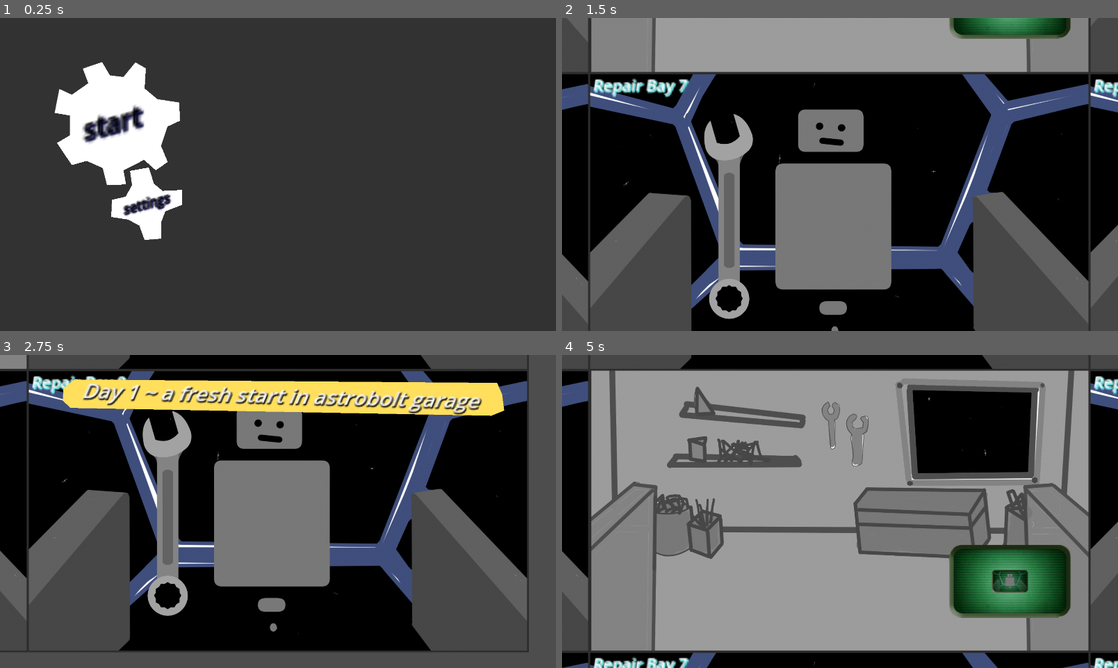
Above: before the commit, frames 1-4 (two rows, left to right).
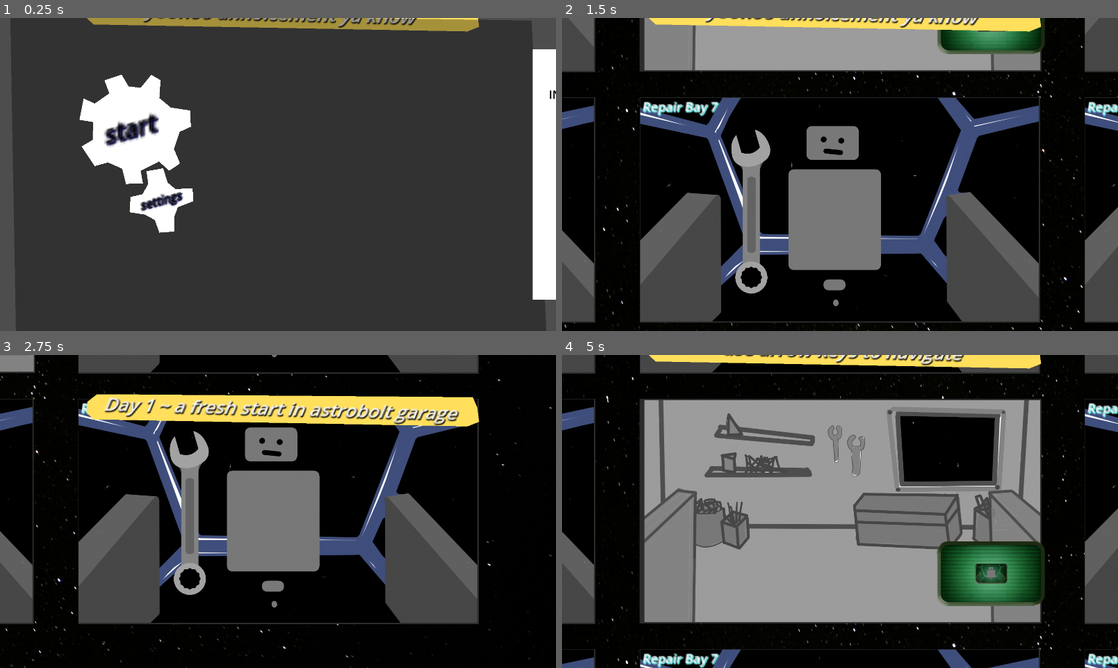
Above: after the commit, the same moments.

Repository: enderpyy/machina
Game: Godot game, scene res://scenes/root.tscn
Two runs of this game, one before a commit and one after it. Both use one fixed random seed, a clock stepped at 60 frames per second and the inputs below.
Inputs (mouse positions are in pixels of both pictures, inside the frame that each line leads up to):
- Up to frame 1 (0.25 s): no input
- Up to frame 2 (1.5 s): tap Enter at 0.5 s; move the mouse to (678, 124) at 0.52 s; press the mouse at (678, 124) at 0.53 s; hold Right (right) 0.53-1.28 s; move the mouse to (706, 205) at 1.27 s; release the mouse at (706, 205) at 1.28 s; hold Down (down) from 1.28 s (still down); click (706, 205) at 1.35 s
- Up to frame 3 (2.75 s): move the mouse to (333, 442) at 2.02 s; release Down (down) at 2.03 s; press the mouse at (333, 442) at 2.03 s; hold Right (right) from 2.03 s (still down)
- Up to frame 4 (5 s): move the mouse to (812, 574) at 2.77 s; release Right (right) at 2.78 s; release the mouse at (812, 574) at 2.78 s; hold Up (up) 2.78-3.53 s; click (812, 574) at 2.85 s; move the mouse to (1006, 558) at 3.52 s; press the mouse at (1006, 558) at 3.53 s; hold A (left) from 3.53 s (still down); move the mouse to (673, 464) at 4.27 s; release the mouse at (673, 464) at 4.28 s; click (673, 464) at 4.35 s

The runs differ from the first frame. In frame 1, 14% of the frame differs, in the area x 0-100%, y 0-100%; in frame 2, 44%; in frame 3, 54%; in frame 4, 59%.

Commit message:
zoom out space background

Diff:
--- a/machina/scenes/fnaf_base.tscn
+++ b/machina/scenes/fnaf_base.tscn
@@ -1,19 +1,25 @@
-[gd_scene load_steps=7 format=3 uid="uid://d27l8kea2caos"]
+[gd_scene load_steps=8 format=3 uid="uid://d27l8kea2caos"]
 
 [ext_resource type="Script" uid="uid://drnv0yvwc7n7l" path="res://scripts/fnaf_base.gd" id="1_ksnf0"]
 [ext_resource type="Texture2D" uid="uid://b7ahb4ohg1ba4" path="res://sprite/base_bg.png" id="2_babkc"]
 [ext_resource type="Texture2D" uid="uid://epak47e3uw6y" path="res://sprite/screen.png" id="3_ecjwy"]
 [ext_resource type="PackedScene" uid="uid://bmlv0fywxo42" path="res://scenes/repair_bay.tscn" id="4_4a65i"]
 [ext_resource type="PackedScene" uid="uid://bv1q8y6ciaedo" path="res://scenes/bay_status_indicator.tscn" id="4_j57jb"]
+[ext_resource type="Texture2D" uid="uid://dgffymwu4kttk" path="res://sprite/night_sky.jpg" id="6_q4pyf"]
 
 [sub_resource type="ShaderMaterial" id="ShaderMaterial_4a65i"]
 
 [node name="FNAF_base" type="Node2D"]
 script = ExtResource("1_ksnf0")
 
+[node name="NightSky" type="Sprite2D" parent="."]
+position = Vector2(894.5, 511.5)
+scale = Vector2(1.0995, 1.15669)
+texture = ExtResource("6_q4pyf")
+
 [node name="bg" type="Sprite2D" parent="."]
-position = Vector2(951.002, 535.875)
-scale = Vector2(1.08632, 1.08825)
+position = Vector2(962, 538.5)
+scale = Vector2(0.973094, 0.969)
 texture = ExtResource("2_babkc")
 
 [node name="Screen" type="Sprite2D" parent="."]
@@ -25,25 +31,33 @@
 [node name="BayStatusIndicator" parent="Screen" instance=ExtResource("4_j57jb")]
 
 [node name="Repair Bay 1" parent="." instance=ExtResource("4_4a65i")]
-position = Vector2(-1920, -1080)
+position = Vector2(-1824, -1026)
+scale = Vector2(0.9, 0.9)
 
 [node name="Repair Bay 2" parent="." instance=ExtResource("4_4a65i")]
-position = Vector2(0, -1080)
+position = Vector2(96, -1026)
+scale = Vector2(0.9, 0.9)
 
 [node name="Repair Bay 3" parent="." instance=ExtResource("4_4a65i")]
-position = Vector2(1920, -1080)
+position = Vector2(2016, -1026)
+scale = Vector2(0.9, 0.9)
 
 [node name="Repair Bay 4" parent="." instance=ExtResource("4_4a65i")]
-position = Vector2(-1920, 0)
+position = Vector2(-1824, 54)
+scale = Vector2(0.9, 0.9)
 
 [node name="Repair Bay 5" parent="." instance=ExtResource("4_4a65i")]
-position = Vector2(1920, 0)
+position = Vector2(2016, 54)
+scale = Vector2(0.9, 0.9)
 
 [node name="Repair Bay 6" parent="." instance=ExtResource("4_4a65i")]
-position = Vector2(-1920, 1080)
+position = Vector2(-1824, 1134)
+scale = Vector2(0.9, 0.9)
 
 [node name="Repair Bay 7" parent="." instance=ExtResource("4_4a65i")]
-position = Vector2(0, 1080)
+position = Vector2(96, 1134)
+scale = Vector2(0.9, 0.9)
 
 [node name="Repair Bay 8" parent="." instance=ExtResource("4_4a65i")]
-position = Vector2(1920, 1080)
+position = Vector2(2016, 1134)
+scale = Vector2(0.9, 0.9)
--- a/machina/scenes/main_menu.tscn
+++ b/machina/scenes/main_menu.tscn
@@ -180,10 +180,10 @@
 max_distance = 4000.0
 
 [node name="Timer" type="Timer" parent="Main Theme"]
-wait_time = 2.0
 one_shot = true
 autostart = true
 script = ExtResource("5_rtw2f")
+mute_audio = true
 
 [node name="Settings" parent="." instance=ExtResource("6_rtw2f")]
 offset_left = 2060.0
--- a/machina/scenes/root.tscn
+++ b/machina/scenes/root.tscn
@@ -10,7 +10,7 @@
 
 [node name="Camera2D" type="Camera2D" parent="."]
 offset = Vector2(960, 540)
-zoom = Vector2(0.9, 0.9)
+zoom = Vector2(0.8, 0.8)
 
 [node name="Announcer" parent="Camera2D" instance=ExtResource("2_sqa0i")]
 z_index = 1
--- a/machina/scenes/timer.gd
+++ b/machina/scenes/timer.gd
@@ -1,6 +1,8 @@
 extends Timer
 
+@export var mute_audio := false
 
 
 func _on_timeout() -> void:
-	get_parent().play()
+	if not mute_audio:
+		get_parent().play()
Binary file added: machina/sprite/night_sky.jpg
Not shown, added: machina/sprite/night_sky.jpg.import
